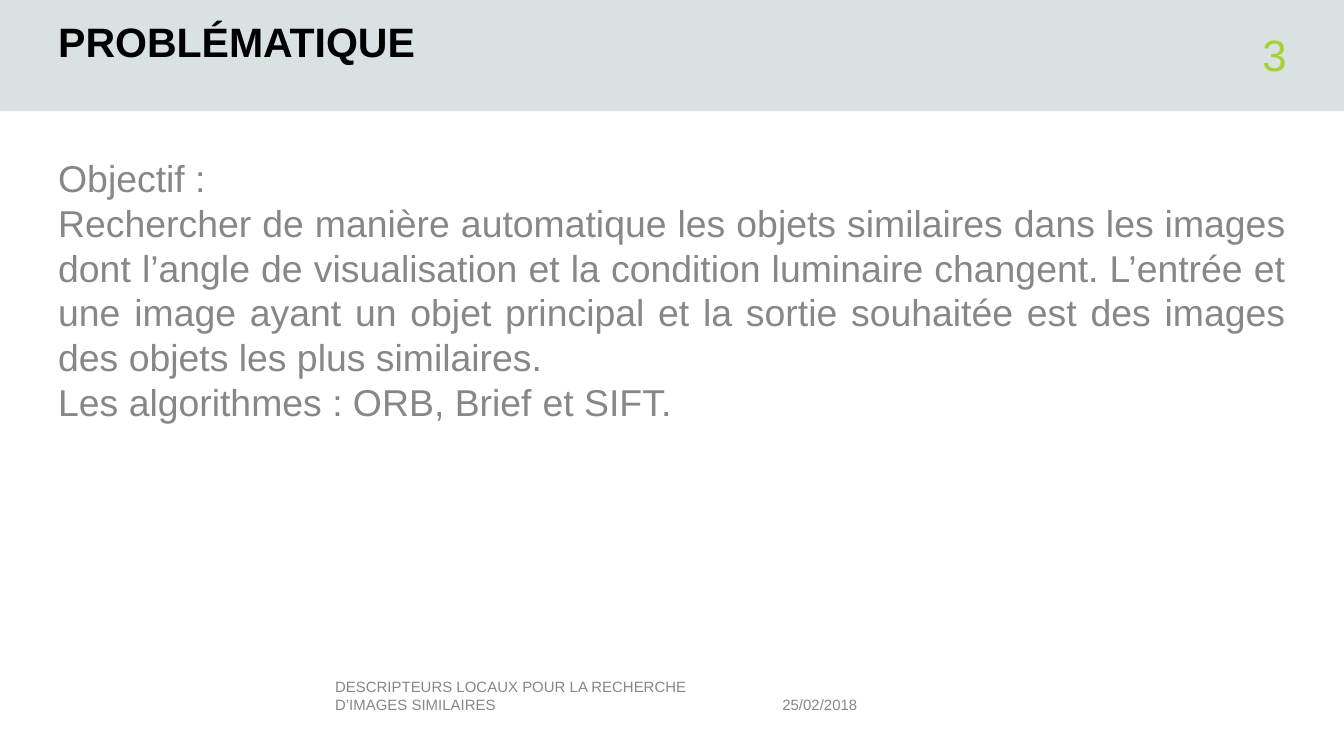
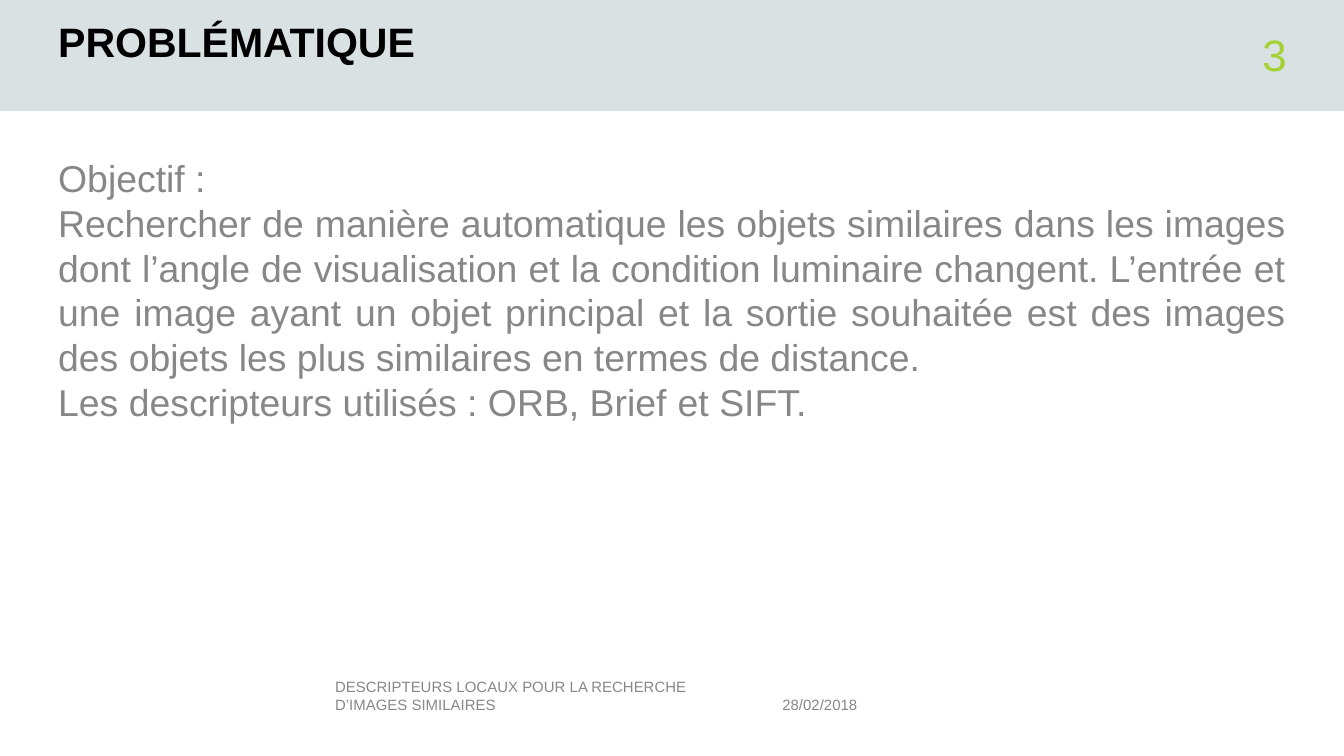
Before and after one commit to tbjszhu/516_lot1, a slide deck: slide 3 of rapport/lot1_presentation.pptx. Drawn at 1344x756 pixels with LibreOffice and Linux fonts; fonts in the diff are those of the drawing; background and template pictures are left out. Boxes give left, top, right and bottom in pixels: in the first picture for what was removed or moved away, otherwise in the second. Text is boxed around its words. In the diff, an @@ line names an element or a change of style, - is before the commit and + after.

```diff
--- a/rapport/lot1_presentation.pptx
+++ b/rapport/lot1_presentation.pptx
@@ text at <box>58,209,1285,424</box>: text changed @@
-Rechercher de manière automatique les objets similaires dans les images dont l’angle de visualisation et la condition luminaire changent. L’entrée et une image ayant un objet principal et la sortie souhaitée est des images des objets les plus similaires.
-Les algorithmes : ORB, Brief et SIFT.
+Rechercher de manière automatique les objets similaires dans les images dont l’angle de visualisation et la condition luminaire changent. L’entrée et une image ayant un objet principal et la sortie souhaitée est des images des objets les plus similaires en termes de distance.
+Les descripteurs utilisés : ORB, Brief et SIFT.
@@ text at <box>782,699,857,710</box>: text changed @@
-25/02/2018
+28/02/2018
```
Also in this commit, not shown: 11 other slides changed, 3 other files.
